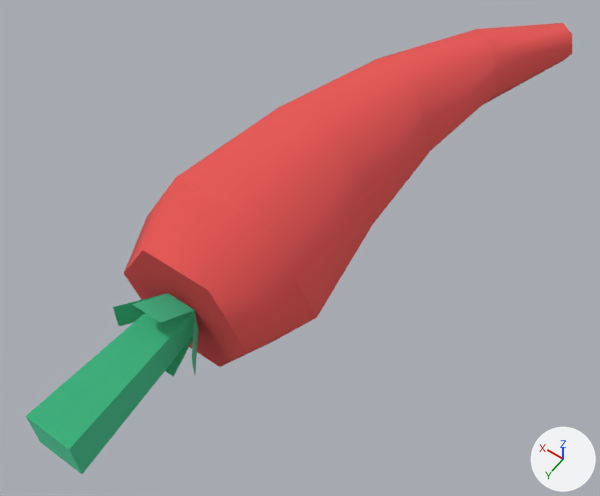
The glTF model public/assets/models/food/pepper.GLB as it was, and as the next commit left it.
One viewpoint serves both versions: a 50 mm lens placed at (-0.137, 0.212, 0.314), pointed at (-0.004, 0.025, 0.021). Every picture has the same lights, and +X, +Y and +Z are marked at lower right.

The older version as bpy lines, for what is in view:
```python
me_mesh_pepper_001 = bpy.data.meshes.new('Mesh pepper.001')
me_mesh_pepper_001.from_pydata(...)  # 52 vertices, 92 faces; spans x -0.052..0.052, y -0.16..0.16, z 0.0..0.077
# faces by material slot: [74, 18]
me_mesh_pepper_001.materials.append(mat_red_075)  # red #e85553
me_mesh_pepper_001.materials.append(mat_green_117)  # green #6adbb2
ob_pepper = bpy.data.objects.new('pepper', me_mesh_pepper_001)
ob_pepper.location = (0.0, 0.0, 0.0)
```
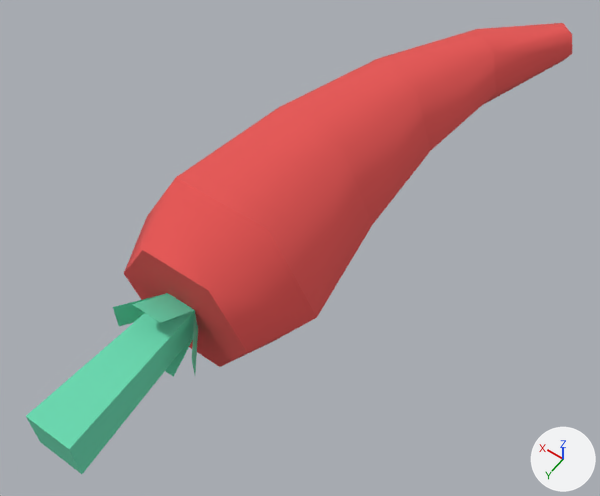
The newer file is also turned or shifted as a whole; pictures and numbers use the older file's frame.

Location of each change, [x1, y1, x2, y2] in pixels of the pictures (600 x 496 px):
'pepper', recoloured
    both: [26, 285, 205, 474]

The change, as a list of edits to the scene's bpy script:
```text
Add mat_green_166:
    mat_green_166 = principled_material('green.166')
    mat_green_166.base_color = (0.145, 0.708, 0.443)  # green #6adbb2
    mat_green_166.roughness = 1.0
Change me_mesh_pepper_001:
    where me_mesh_pepper_001.from_pydata(...)  # 52 vertices, 92 faces; spans x -0.052..0.052, y -0.16..0.16, z 0.0..0.077
    remove me_mesh_pepper_001.materials.append(mat_green_117)  # green #6adbb2
    add me_mesh_pepper_001.materials.append(mat_green_166)  # green #6adbb2
```
